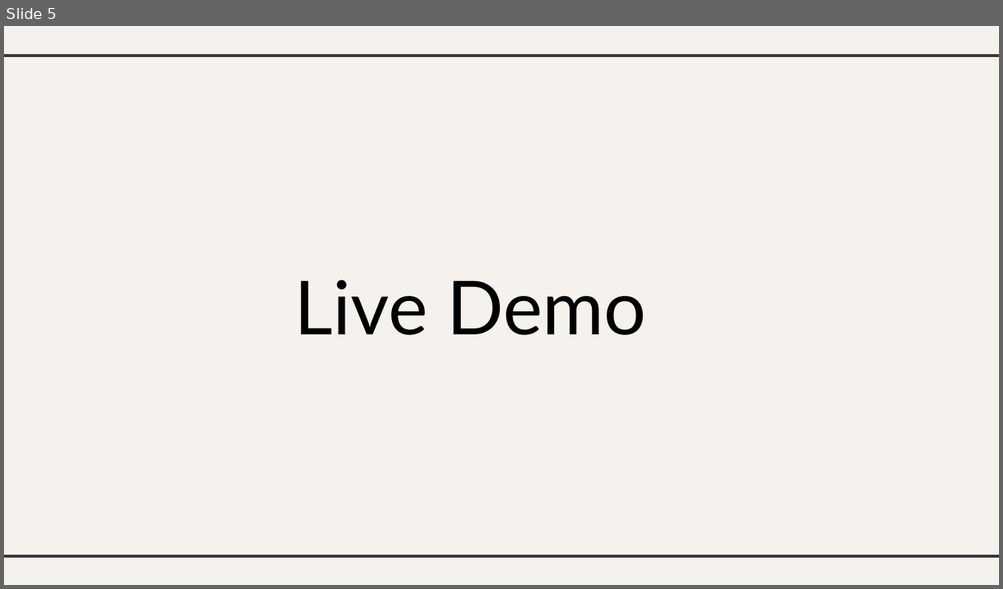
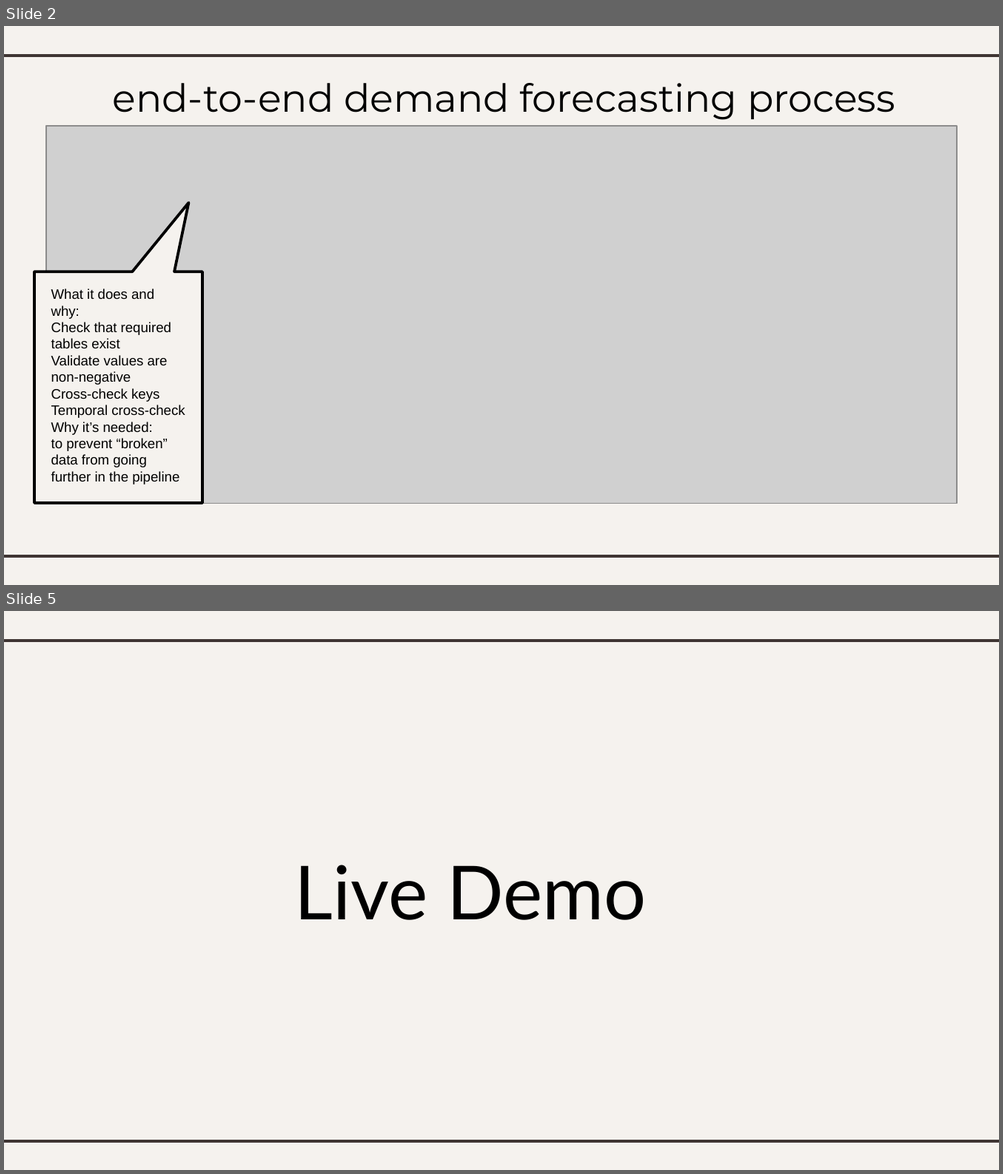
Before and after one commit to aromanenko/DFP, a slide deck: Dq_check+Disaccumulization.pptx. Shown one above the other, each under a label of ours: slide 5 before the commit, slides 2 and 5 after it; the slides between them are not shown. The pictures are 1003x589 and 1003x1174 pixels, drawn with LibreOffice and Linux fonts; fonts in the diff are those of the drawing; grey boxes stand for pictures. Boxes give left, top, right and bottom in pixels: in the first picture for what was removed or moved away, otherwise in the second. Text is boxed around its words. In the diff, an @@ line names an element or a change of style, - is before the commit and + after.

```diff
--- a/Dq_check+Disaccumulization.pptx
+++ b/Dq_check+Disaccumulization.pptx
@@ slide 2 added at bbox=[4, 26, 999, 585], background #F5F2EE; not listed: 2 template elements that a slide beside it also shows @@
@@ title added at bbox=[113, 83, 895, 120], 28 pt, text #000000 @@
+end-to-end demand forecasting process
@@ picture added at bbox=[45, 125, 956, 503] @@
@@ speech box added at bbox=[34, 272, 202, 503], fill #F5F2EE, outline #000000 2 pt @@
@@ text added at bbox=[51, 289, 185, 485], 10 pt, text #000000 @@
+What it does and why:
+Check that required tables exist
+Validate values are non-negative
+Cross-check keys
+Temporal cross-check
+Why it’s needed:
+to prevent “broken” data from going further in the pipeline
```
Also in this commit, not shown: 6 slides changed, 4 other slides added, 4 slides removed.
